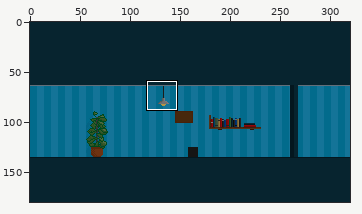
A sprite sheet gets an edit: www/img/level0/frame-1-background.png. Above: a wide view before the commit, with the close-up outlined.
Close-up. First the earlier version:
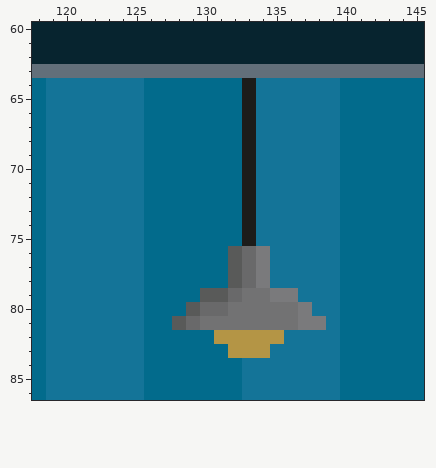
The file is 320x180 pixels. Colours within 5 levels of each other are drawn and written as one. Shown: x 118..145, y 60..86.
The same view after the edit:
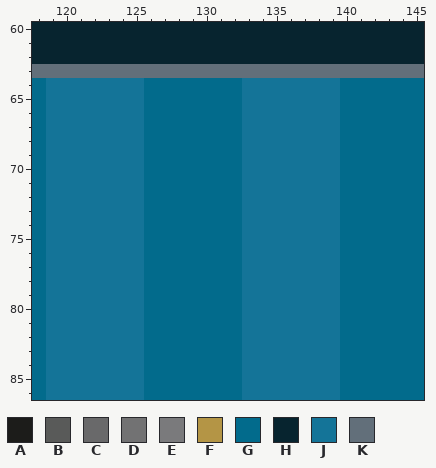
Palette (. is transparent): A #1c1c1a  B #595a59  C #69696a  D #727273  E #7a7a7c  F #b49545  G #026b8c  H #07242f  J #147498  K #626f7a
Edits made:
The author changed colour B to colour G in rows 76 to 78 at x 132; in row 79 at x 130 to 131; in row 80 at x 129; in row 81 at x 128.
The author changed colour C to colour G in row 79 at x 132; in row 80 at x 130 to 131; in row 81 at x 129.
The author changed colour D to colour G in row 80 at x 132; in row 81 at x 130 to 132.
The author changed colour F to colour G in row 82 at x 131 to 132; in row 83 at x 132.
The author changed colour A to colour J in rows 64 to 75 at x 133.
The author changed colour C to colour J in rows 76 to 78 at x 133.
The author changed colour D to colour J in row 79 at x 133 to 134; in rows 80 to 81 at x 133 to 136.
The author changed colour E to colour J in rows 76 to 78 at x 134; in row 79 at x 135 to 136; in row 80 at x 137; in row 81 at x 137 to 138.
The author changed colour F to colour J in row 82 at x 133 to 135; in row 83 at x 133 to 134.
Changed places in both close-ups, as pixel boxes (x1, y1, x2, y2):
changed: (172, 78, 326, 358)
